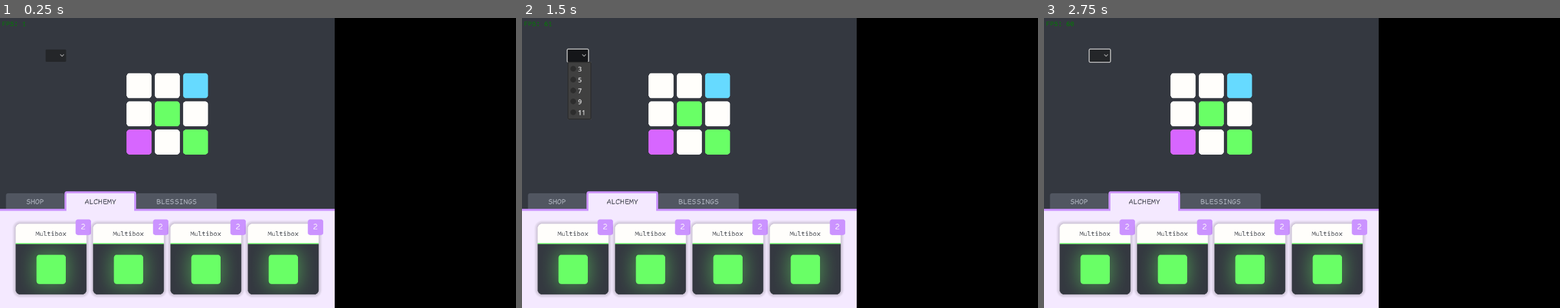
Above: before the commit, frames 1-3 (left to right).
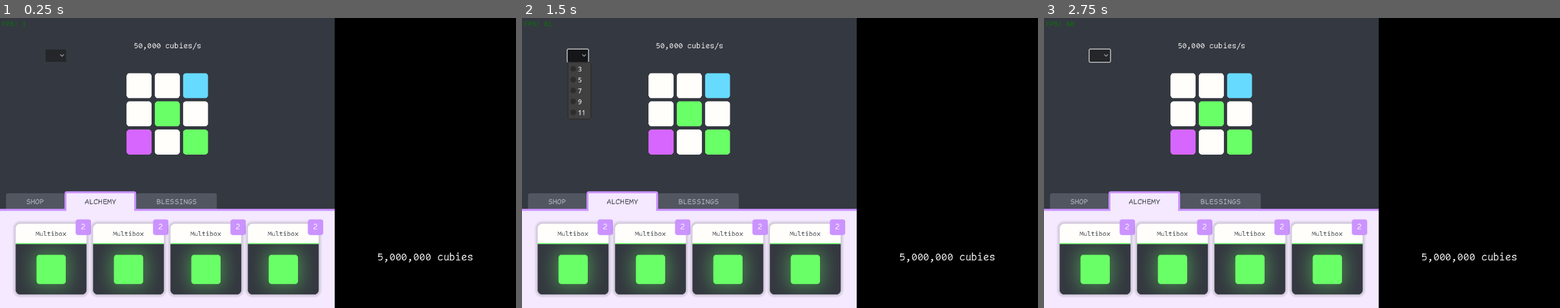
Above: after the commit, the same moments.

Repository: Logikable/GMTK2024
Game: Godot game, scene res://scenes/game.tscn
The game is run twice, just before and just after one commit, with the same random seed, the same clock (stepped at 60 frames per second) and the same inputs.
Inputs (mouse positions are in pixels of both pictures, inside the frame that each line leads up to):
- Up to frame 1 (0.25 s): no input
- Up to frame 2 (1.5 s): tap Enter at 0.5 s; move the mouse to (893, 148) at 0.52 s; click (893, 148) at 0.67 s; click (578, 55) at 1.25 s
- Up to frame 3 (2.75 s): tap Space at 2 s; drag from (1198, 177) to (1276, 221) at 2.02 s

The runs differ from the first frame. In frame 1, 0.3% of the frame differs, in the area x 26-92%, y 8-85%; in frame 2, 0.3%; in frame 3, 0.3%.

Commit message:
Add cubie labels

Diff:
--- a/scenes/game.tscn
+++ b/scenes/game.tscn
@@ -16,6 +16,10 @@
 
 [sub_resource type="StyleBoxFlat" id="StyleBoxFlat_gv1x0"]
 bg_color = Color(0.203922, 0.219608, 0.25098, 1)
+
+[sub_resource type="LabelSettings" id="LabelSettings_sktip"]
+font = ExtResource("2_xktb0")
+font_size = 18
 
 [sub_resource type="Theme" id="Theme_d5wy5"]
 default_font = ExtResource("2_xktb0")
@@ -73,6 +77,10 @@
 
 [sub_resource type="StyleBoxFlat" id="StyleBoxFlat_88470"]
 bg_color = Color(0, 0, 0, 1)
+
+[sub_resource type="LabelSettings" id="LabelSettings_no5f4"]
+font = ExtResource("2_xktb0")
+font_size = 24
 
 [node name="GameNode" type="Control" node_paths=PackedStringArray("grid")]
 layout_mode = 3
@@ -150,6 +158,17 @@
 popup/item_3/id = 3
 popup/item_4/text = "11"
 popup/item_4/id = 4
+
+[node name="Label" type="Label" parent="LeftNode/GridNode"]
+layout_mode = 0
+offset_left = 293.0
+offset_top = 49.0
+offset_right = 539.0
+offset_bottom = 87.0
+text = "50,000 cubies/s"
+label_settings = SubResource("LabelSettings_sktip")
+horizontal_alignment = 1
+vertical_alignment = 1
 
 [node name="Menu" type="TabContainer" parent="LeftNode"]
 layout_mode = 2
@@ -316,5 +335,15 @@
 grow_vertical = 2
 theme_override_styles/panel = SubResource("StyleBoxFlat_88470")
 
+[node name="Label" type="Label" parent="RightNode"]
+offset_left = 102.0
+offset_top = 572.0
+offset_right = 348.0
+offset_bottom = 613.0
+text = "5,000,000 cubies"
+label_settings = SubResource("LabelSettings_no5f4")
+horizontal_alignment = 1
+vertical_alignment = 1
+
 [connection signal="item_selected" from="LeftNode/GridNode/OptionButton" to="LeftNode/GridNode/Grid" method="_on_option_button_item_selected"]
 [connection signal="tab_changed" from="LeftNode/Menu" to="LeftNode/Menu" method="_on_tab_changed"]
--- a/scenes/upgrade.tscn
+++ b/scenes/upgrade.tscn
@@ -3,6 +3,7 @@
 [ext_resource type="FontFile" uid="uid://c48agdebe6v1w" path="res://fonts/ComicCodeLigaturesNFFixed-Regular.ttf" id="1_1xpq5"]
 
 [sub_resource type="SystemFont" id="SystemFont_yaejb"]
+subpixel_positioning = 0
 
 [sub_resource type="StyleBoxEmpty" id="StyleBoxEmpty_6es0d"]
 
Not shown: 1 places in scenes/game.tscn that only renumber resources
